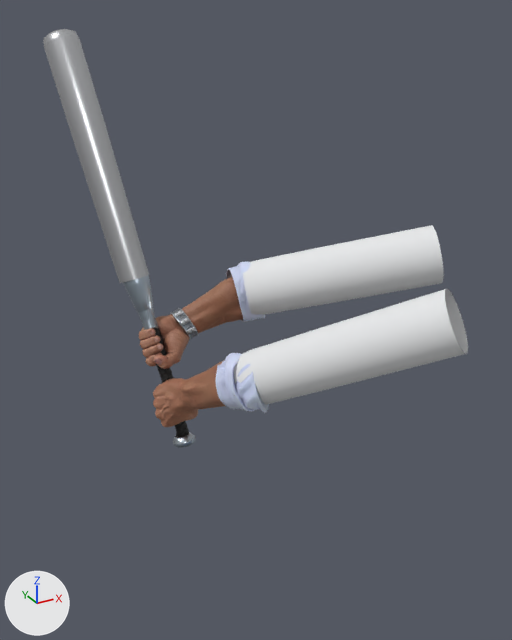
Renders of the glTF model assets/models/fp_bat.glb from each side of a commit.
Camera for both pictures: a 50 mm lens placed at (-0.273, -0.79, 0.482), pointed at (0.335, 0.315, -0.071). Every picture has the same lights, and +X, +Y and +Z are marked at lower left. The picture after the commit comes second. Vertices at exactly the same position are counted once.

The scene before the commit, as lines of its bpy script (objects in view):
```python
me_meshes_0__002 = bpy.data.meshes.new('meshes[0].002')
me_meshes_0__002.from_pydata(...)  # 33221 vertices, 45912 faces; spans x -0.39..1.34, y -0.56..0.63, z -1.33..0.98
# faces by material slot: [45000, 528, 384]
me_meshes_0__002.materials.append(mat_tripo_material_c54e6a37_a9db_4af9_a33b_3c44733ebdcb)
me_meshes_0__002.materials.append(mat_kl_bat_alu)  # light grey #ced0d3
me_meshes_0__002.materials.append(mat_kl_shirt)  # white #e7e8ea
ob_fp_bat_grip = bpy.data.objects.new('fp_bat_grip', me_meshes_0__002)
ob_fp_bat_grip.location = (0.208, 0.382, 0.04)
ob_fp_bat_grip.rotation_euler = (2.914, -0.299, -0.624)  # degrees (167, -17, -36)
ob_fp_bat_grip.scale = (0.352, 0.352, 0.352)
```
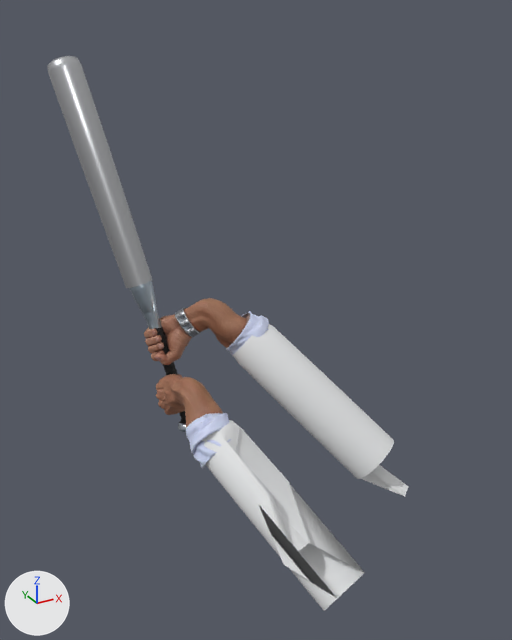
Edits to the bpy script that builds the scene:
```text
Change me_meshes_0__002:
    used by ob_fp_bat_grip; location = (0.208, 0.382, 0.04); rotation_euler = (2.914, -0.299, -0.624), in degrees (167, -17, -36); scale = (0.352, 0.352, 0.352)
    remove me_meshes_0__002.from_pydata(...)  # 33221 vertices, 45912 faces; spans x -0.39..1.34, y -0.56..0.63, z -1.33..0.98
    add me_meshes_0__002.from_pydata(...)  # 33221 vertices, 45912 faces; spans x -0.39..0.91, y -0.56..0.63, z -1.33..1.76
    me_meshes_0__002 part 1: 14210 of 33221 vertices moved; they spanned x 0.0..1.34, y -0.56..0.63, z 0.07..0.78 and now span x -0.01..0.91, y -0.56..0.63, z 0.21..1.76; mean shift (-0.05, 0.0, 0.22); largest move (1.33, -0.3, 0.18) -> (0.86, -0.3, 1.35)
    other edits to the shape of me_meshes_0__002 do not show in these pictures
Change ob_fp_bat_grip:
    ob_fp_bat_grip.location: (0.208, 0.382, 0.04) -> (0.229, 0.477, -0.016)
    ob_fp_bat_grip.rotation_euler: (2.914, -0.299, -0.624) -> (3.133, -0.331, -1.006)  # degrees (167, -17, -36) -> degrees (180, -19, -58)
```

Changed parts and their boxes (x1, y1, x2, y2) in the pictures (512 x 640 px; the box of a moved part takes in the faces that stretch with it):
'fp_bat_grip', reshaped, moved, turned: before (43, 29, 468, 448); after (47, 56, 409, 611)
part 1 of me_meshes_0__002, moved or reshaped: before (192, 225, 468, 413); after (179, 298, 409, 611)
